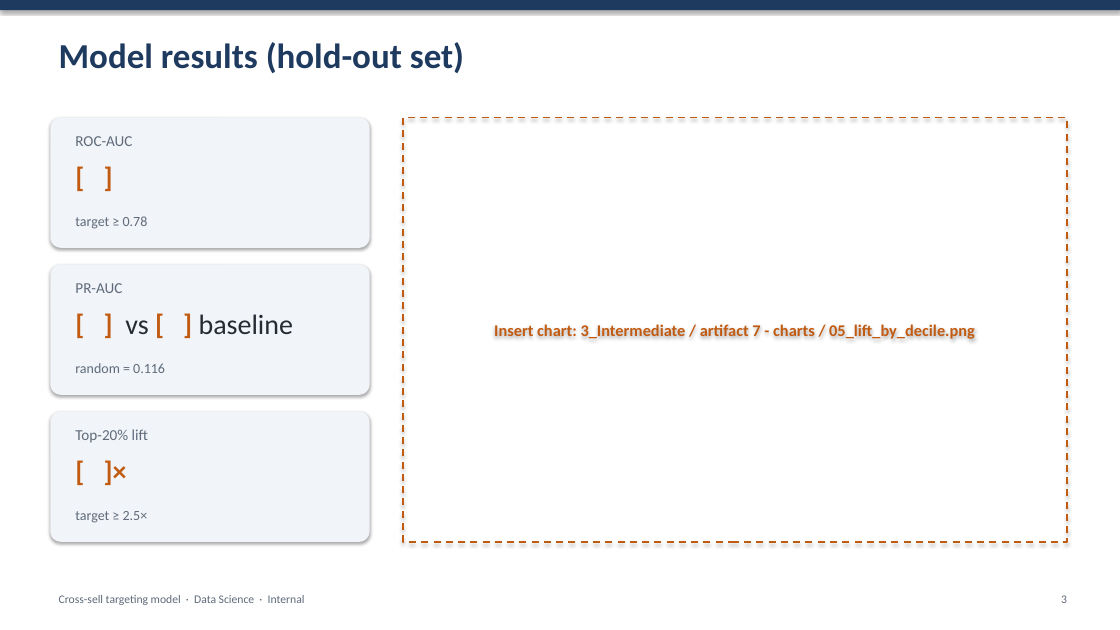
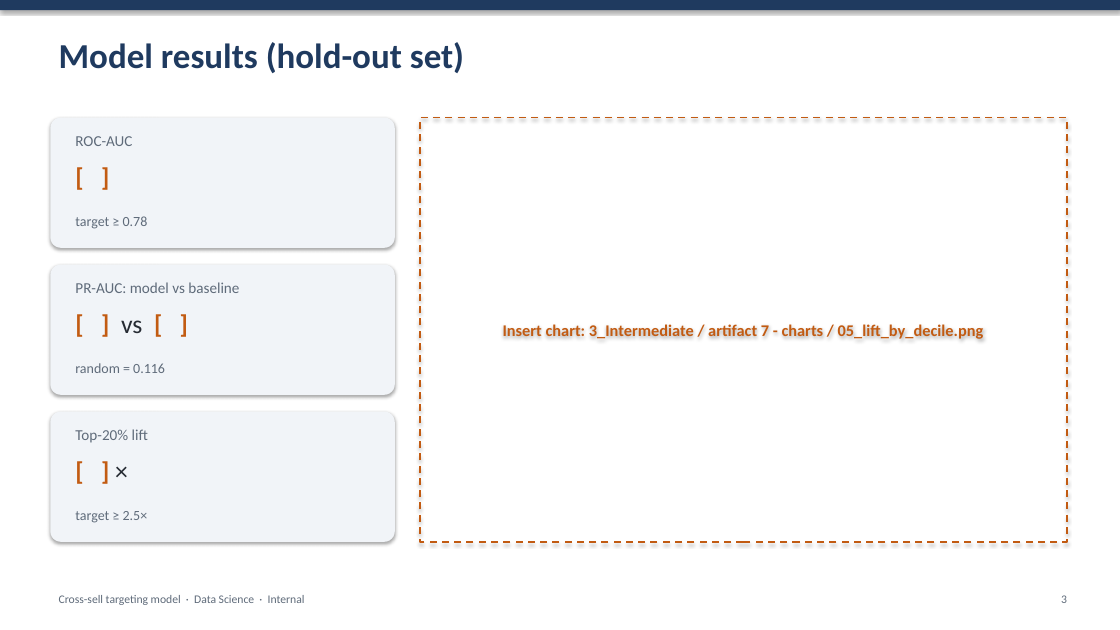
Before and after one commit to UllasKc/LLM_Training_recording, a slide deck: slide 3 of recording_workspace/UC1_Cross_Sell/Deliverables/1_Input/input 4 - summary deck template.pptx. Drawn at 1120x630 pixels with LibreOffice and Linux fonts; fonts in the diff are those of the drawing. Boxes give left, top, right and bottom in pixels: in the first picture for what was removed or moved away, otherwise in the second. Text is boxed around its words. In the diff, an @@ line names an element or a change of style, - is before the commit and + after.

```diff
--- a/recording_workspace/UC1_Cross_Sell/Deliverables/1_Input/input 4 - summary deck template.pptx
+++ b/recording_workspace/UC1_Cross_Sell/Deliverables/1_Input/input 4 - summary deck template.pptx
@@ rounded rectangle: place and size @@
-rounded rectangle at bbox=[50, 118, 370, 248]
+rounded rectangle at bbox=[50, 118, 395, 248]
@@ rectangle "Insert chart: 3_Intermediate / artifact ...": place and size @@
-rectangle "Insert chart: 3_Intermediate / artifact ..." at bbox=[403, 118, 1067, 542]
+rectangle "Insert chart: 3_Intermediate / artifact ..." at bbox=[420, 118, 1067, 542]
@@ text "[ ]" at bbox=[67, 157, 378, 203]: size 24 to 22 pt @@
@@ rounded rectangle: place and size @@
-rounded rectangle at bbox=[50, 265, 370, 395]
+rounded rectangle at bbox=[50, 265, 395, 395]
@@ text at bbox=[75, 282, 239, 293]: text changed @@
-PR-AUC
+PR-AUC: model vs baseline
@@ text at bbox=[121, 320, 142, 333]: text changed; size 24 to 22 pt; text colour #262B33 to #C25B12; bold on @@
-[ ] vs [ ] baseline
+[ ] vs [ ]
@@ rounded rectangle: place and size @@
-rounded rectangle at bbox=[50, 412, 370, 542]
+rounded rectangle at bbox=[50, 412, 395, 542]
@@ text at bbox=[67, 451, 378, 497]: text changed; size 24 to 22 pt @@
-[ ]×
+[ ] ×
```
Also in this commit, not shown: 1 other slide changed, 4 other files.
